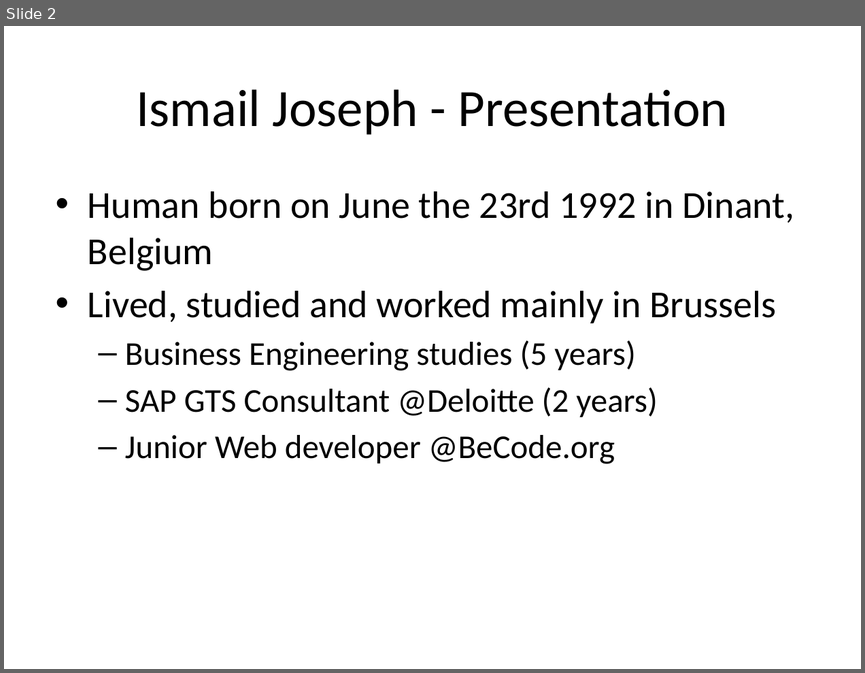
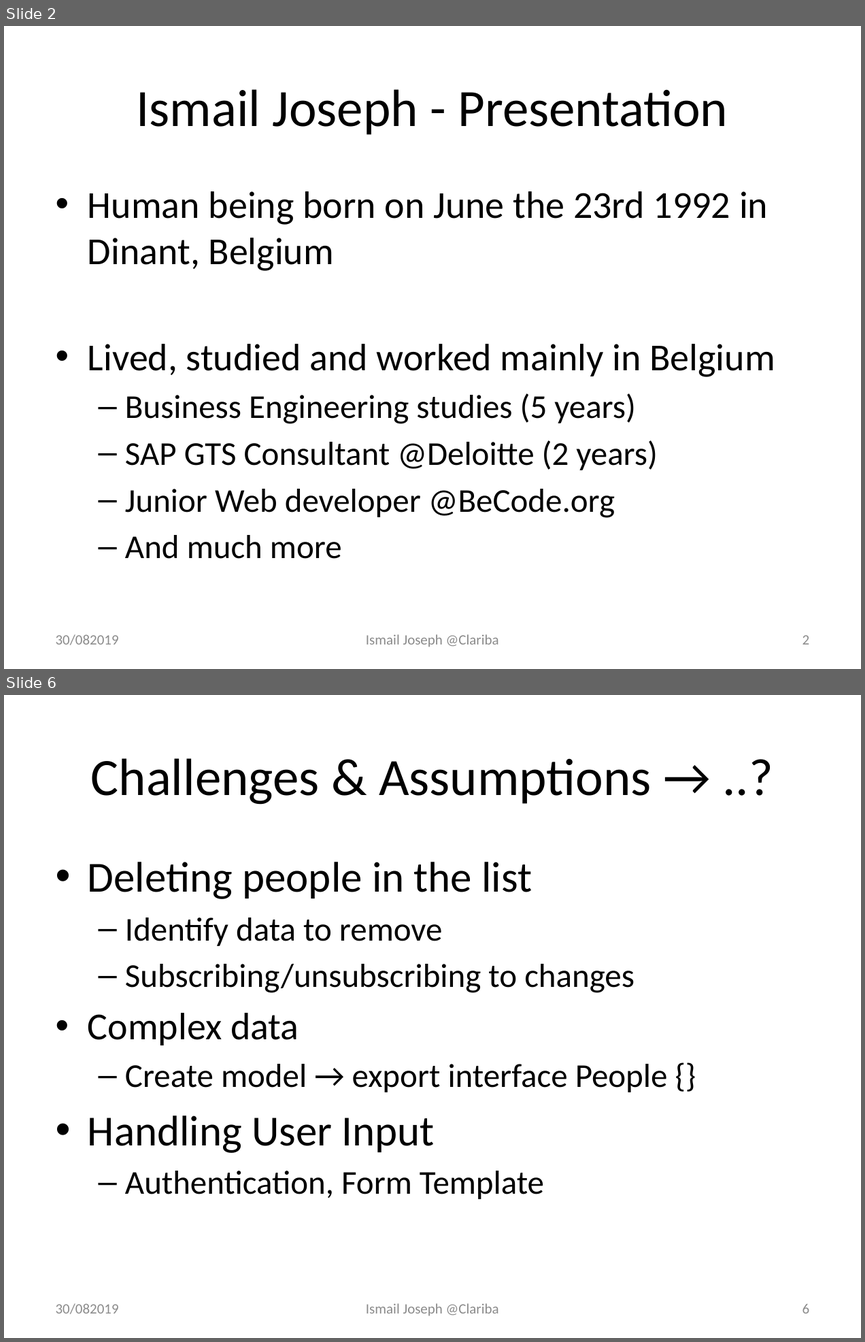
Before and after one commit to Fesouille/ionic-angular-course, a slide deck: Clariba_test_presentation.pptx. Shown one above the other, each under a label of ours: slide 2 before the commit, slides 2 and 6 after it; the slides between them are not shown. The pictures are 865x673 and 865x1342 pixels, drawn with LibreOffice and Linux fonts; fonts in the diff are those of the drawing. Boxes give left, top, right and bottom in pixels: in the first picture for what was removed or moved away, otherwise in the second. Text is boxed around its words. In the diff, an @@ line names an element or a change of style, - is before the commit and + after.

```diff
--- a/Clariba_test_presentation.pptx
+++ b/Clariba_test_presentation.pptx
@@ slide 6 added at bbox=[4, 695, 861, 1338], background #FFFFFF @@
@@ title added at bbox=[91, 758, 651, 804], 44 pt, text #000000 @@
+Challenges & Assumptions → ..?
@@ text added at bbox=[88, 862, 668, 1199], 28 pt, text #000000 @@
+• Deleting people in the list
+  – Identify data to remove
+  – Subscribing/unsubscribing to changes
+• Complex data
+  – Create model → export interface People {}
+• Handling User Input
+  – Authentication, Form Template
@@ text added at bbox=[56, 1303, 119, 1314], 12 pt, text #8C8C8C @@
+30/082019
@@ text added at bbox=[366, 1303, 499, 1316], 12 pt, text #8C8C8C @@
+Ismail Joseph @Clariba
@@ page number added at bbox=[802, 1304, 810, 1313], 12 pt, text #8C8C8C @@
+6
@@ slide 2 changed as well @@
@@ text at bbox=[88, 191, 774, 377]: text changed @@
-• Human born on June the 23rd 1992 in Dinant, Belgium
-• Lived, studied and worked mainly in Brussels
+• Human being born on June the 23rd 1992 in Dinant, Belgium
+• Lived, studied and worked mainly in Belgium
@@ text at bbox=[125, 535, 342, 558]: paragraph added @@
+  – And much more
@@ text added at bbox=[56, 634, 119, 645], 12 pt, text #8C8C8C @@
+30/082019
@@ text added at bbox=[366, 634, 499, 647], 12 pt, text #8C8C8C @@
+Ismail Joseph @Clariba
@@ page number added at bbox=[802, 635, 810, 644], 12 pt, text #8C8C8C @@
+2
```
Also in this commit, not shown: 1 other slide changed, 3 other slides added.
